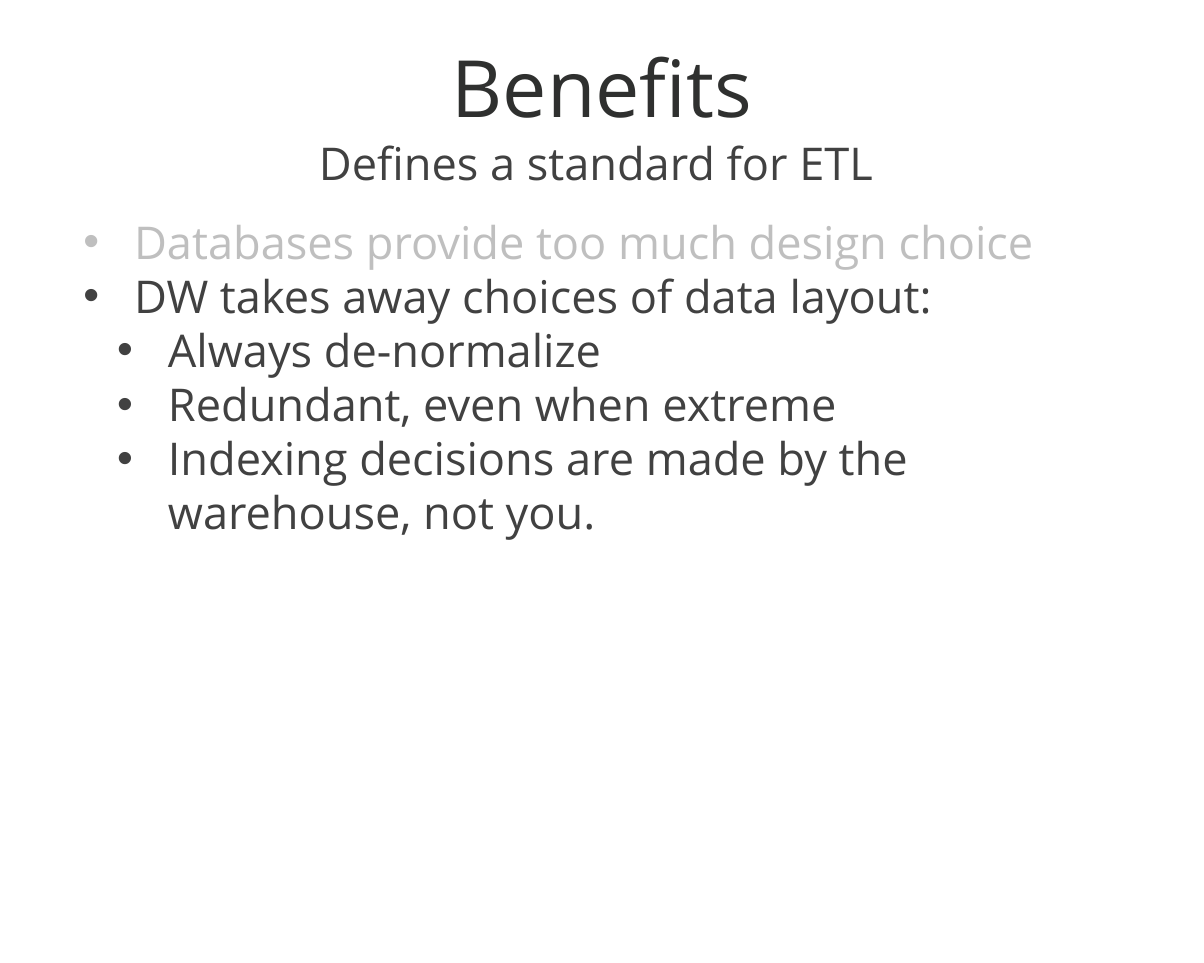
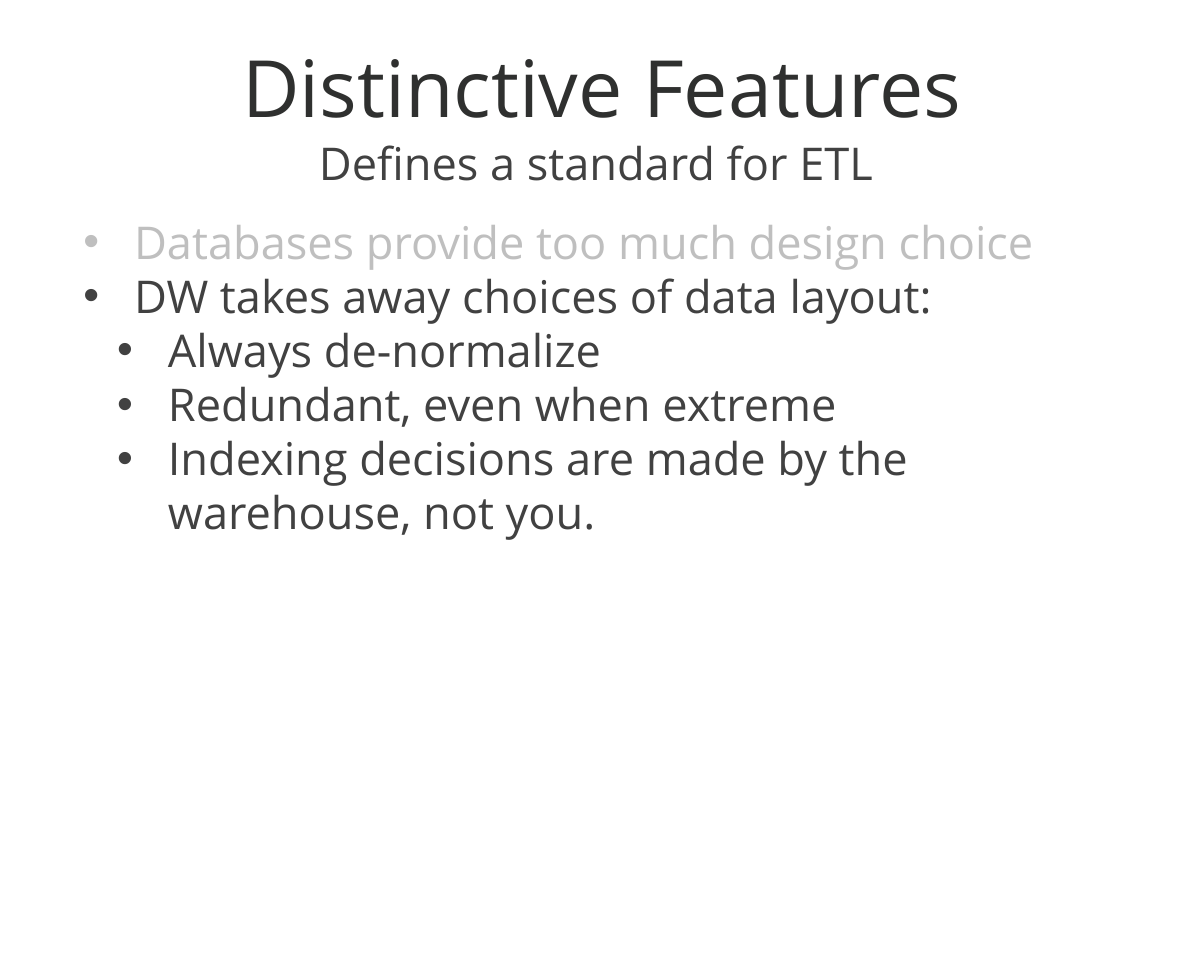
Before and after one commit to klahnakoski/Qb, a slide deck: slide 29 of docs/Data Warehouse.pptx. Drawn at 1204x963 pixels with LibreOffice and Linux fonts; fonts in the diff are those of the drawing; background and template pictures are left out. Boxes give left, top, right and bottom in pixels: in the first picture for what was removed or moved away, otherwise in the second. Text is boxed around its words. In the diff, an @@ line names an element or a change of style, - is before the commit and + after.

```diff
--- a/docs/Data Warehouse.pptx
+++ b/docs/Data Warehouse.pptx
@@ title at (242,59,961,118): text changed @@
-Benefits
+Distinctive Features
```
Also in this commit, not shown: 22 other slides changed, 1 slide added, 2 slides removed, 3 other files.
